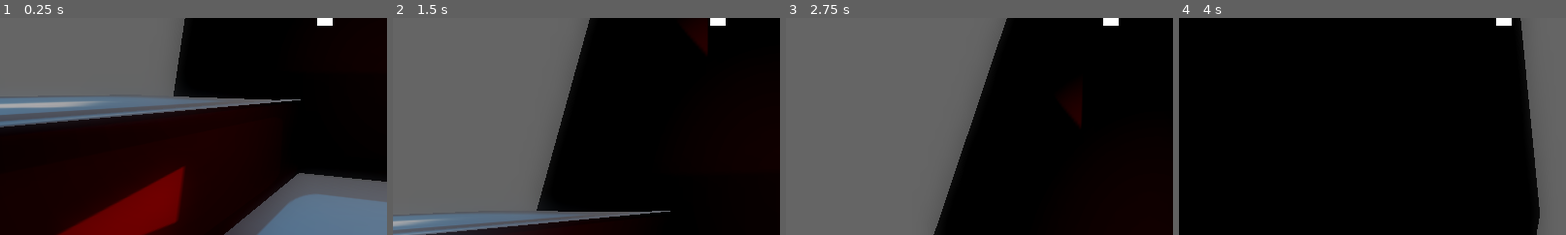
Above: before the commit, frames 1-4 (left to right).
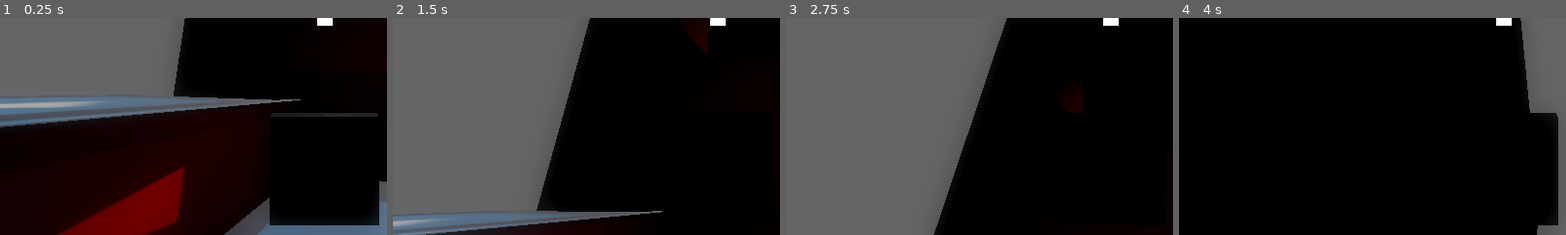
Above: after the commit, the same moments.

Repository: LitheFulminare/Abyssal-Cleaner
Game: Godot game, scene res://Prototyping/Test scene.tscn
Two runs of this game, one before a commit and one after it. Both use one fixed random seed, a clock stepped at 60 frames per second and the inputs below. The engine's default icon, where the game draws it, is replaced by a stand-in: a white triangle on a blue panel in a dark square.
Inputs (mouse positions are % of the whole screen's width and height, from its top left):
- Up to frame 1 (0.25 s): no input
- Up to frame 2 (1.5 s): move the mouse to (72, 45) at 0.52 s; hold D (Right) 0.53-1.28 s; move the mouse to (30, 55) at 1.27 s; hold S (Backwards) from 1.28 s (still down)
- Up to frame 3 (2.75 s): move the mouse to (60, 28) at 2.02 s; release S (Backwards) at 2.03 s; hold D (Right) from 2.03 s (still down)
- Up to frame 4 (4 s): move the mouse to (45, 70) at 2.77 s; release D (Right) at 2.78 s; hold W (Forward) 2.78-3.53 s; move the mouse to (80, 65) at 3.52 s; hold A (Left) from 3.53 s (still down)
The pictures show only the part of the screen within x 8-58%, y 50-100%; the shares and areas given below are measured in that part.

The runs differ from the first frame. In frame 1, 6.5% of the frame differs, in the area x 69-98%, y 43-96%; in frame 2, less than 0.1%; in frame 3, 0.1%; in frame 4, 3.0%.

Commit message:
setup artificial horizon

Diff:
--- /dev/null
+++ b/abyssal-cleaner-3d/Player/Artificial Horizon.tscn
@@ -0,0 +1,52 @@
+[gd_scene format=3 uid="uid://7i18r1teg3yv"]
+
+[ext_resource type="Script" uid="uid://np7wdvg0plvh" path="res://Player/artificial_horizon.gd" id="1_7wep3"]
+[ext_resource type="Texture2D" uid="uid://dio0npl07npxv" path="res://Assets/Screens/Artificial Horizon/AH Scrolling Texture.png" id="1_qvgv0"]
+
+[node name="Artificial Horizon" type="Control" unique_id=1693072257 node_paths=PackedStringArray("ah_texture")]
+layout_mode = 3
+anchors_preset = 8
+anchor_left = 0.5
+anchor_top = 0.5
+anchor_right = 0.5
+anchor_bottom = 0.5
+offset_left = -350.0
+offset_top = -350.0
+offset_right = 350.0
+offset_bottom = 350.0
+grow_horizontal = 2
+grow_vertical = 2
+script = ExtResource("1_7wep3")
+ah_texture = NodePath("Control/AH Texture")
+
+[node name="Control" type="Control" parent="." unique_id=1250406974]
+clip_contents = true
+layout_mode = 1
+anchors_preset = 8
+anchor_left = 0.5
+anchor_top = 0.5
+anchor_right = 0.5
+anchor_bottom = 0.5
+offset_left = -175.0
+offset_top = -175.0
+offset_right = 175.0
+offset_bottom = 175.0
+grow_horizontal = 2
+grow_vertical = 2
+
+[node name="AH Texture" type="TextureRect" parent="Control" unique_id=2879547]
+layout_mode = 1
+anchors_preset = 8
+anchor_left = 0.5
+anchor_top = 0.5
+anchor_right = 0.5
+anchor_bottom = 0.5
+offset_left = -350.0
+offset_top = -600.0
+offset_right = 350.0
+offset_bottom = 600.0
+grow_horizontal = 2
+grow_vertical = 2
+scale = Vector2(0.5, 0.5)
+pivot_offset_ratio = Vector2(0.5, 0.5)
+texture = ExtResource("1_qvgv0")
--- /dev/null
+++ b/abyssal-cleaner-3d/Player/artificial_horizon.gd
@@ -0,0 +1,7 @@
+class_name ArtificialHorizon
+extends Control
+
+@export var ah_texture: TextureRect
+
+func update_horizon(pitch_degrees: float) -> void:
+	ah_texture
--- a/abyssal-cleaner-3d/Player/submarine.tscn
+++ b/abyssal-cleaner-3d/Player/submarine.tscn
@@ -3,6 +3,14 @@
 [ext_resource type="Script" uid="uid://dyx14p5q8fc1a" path="res://Player/submarine_movement.gd" id="1_3uq8f"]
 [ext_resource type="PackedScene" uid="uid://csh3st7qcjppx" path="res://Player/Submarine_HUD.tscn" id="2_k4f85"]
 [ext_resource type="PackedScene" uid="uid://r375g63wj4kf" path="res://Assets/Screens/Orientation/orientation_screen.tscn" id="3_qvldv"]
+[ext_resource type="PackedScene" uid="uid://7i18r1teg3yv" path="res://Player/Artificial Horizon.tscn" id="4_fjnjb"]
+
+[sub_resource type="ViewportTexture" id="ViewportTexture_fjnjb"]
+viewport_path = NodePath("SubViewport")
+
+[sub_resource type="StandardMaterial3D" id="StandardMaterial3D_y7148"]
+resource_local_to_scene = true
+albedo_texture = SubResource("ViewportTexture_fjnjb")
 
 [node name="Submarine" type="CharacterBody3D" unique_id=478321623 node_paths=PackedStringArray("orientationScreen")]
 transform = Transform3D(1, 0, 0, 0, 0.99999994, 0, 0, 0, 0.99999994, 0, 0, 0)
@@ -17,3 +25,27 @@
 [node name="SubmarineHud" parent="CanvasLayer" unique_id=310598664 instance=ExtResource("2_k4f85")]
 
 [node name="Camera3D" type="Camera3D" parent="." unique_id=1683836420]
+
+[node name="AH Screen" type="CSGBox3D" parent="." unique_id=389532713]
+transform = Transform3D(-0.225, 1.9670118e-08, -1.9670118e-08, -1.967012e-08, -0.225, 1.9670122e-08, 1.9670116e-08, -1.9670123e-08, -0.225, 0, -0.3184188, -0.597707)
+material_override = SubResource("StandardMaterial3D_y7148")
+size = Vector3(1, 1, 0.1)
+
+[node name="SubViewport" type="SubViewport" parent="." unique_id=1424238813]
+transparent_bg = true
+size = Vector2i(700, 700)
+
+[node name="Artificial Horizon" parent="SubViewport" unique_id=1693072257 instance=ExtResource("4_fjnjb")]
+
+[node name="SubViewportContainer" type="SubViewportContainer" parent="." unique_id=689554613]
+anchors_preset = 8
+anchor_left = 0.5
+anchor_top = 0.5
+anchor_right = 0.5
+anchor_bottom = 0.5
+offset_left = -350.0
+offset_top = -350.0
+offset_right = 350.0
+offset_bottom = 350.0
+grow_horizontal = 2
+grow_vertical = 2
Not shown, added: abyssal-cleaner-3d/Assets/Fonts/ds_digital/DIGITAL.TXT
Binary file added: abyssal-cleaner-3d/Assets/Fonts/ds_digital/DS-DIGI.TTF
Not shown, added: abyssal-cleaner-3d/Assets/Fonts/ds_digital/DS-DIGI.TTF.import
Binary file added: abyssal-cleaner-3d/Assets/Fonts/ds_digital/DS-DIGIB.TTF
Not shown, added: abyssal-cleaner-3d/Assets/Fonts/ds_digital/DS-DIGIB.TTF.import
Binary file added: abyssal-cleaner-3d/Assets/Fonts/ds_digital/DS-DIGII.TTF
Not shown, added: abyssal-cleaner-3d/Assets/Fonts/ds_digital/DS-DIGII.TTF.import
Binary file added: abyssal-cleaner-3d/Assets/Fonts/ds_digital/DS-DIGIT.TTF
Not shown, added: abyssal-cleaner-3d/Assets/Fonts/ds_digital/DS-DIGIT.TTF.import
Binary file added: abyssal-cleaner-3d/Assets/Screens/Artificial Horizon/AH Scrolling Texture.png
Not shown, added: abyssal-cleaner-3d/Assets/Screens/Artificial Horizon/AH Scrolling Texture.png.import
Not shown, added: abyssal-cleaner-3d/Player/artificial_horizon.gd.uid
